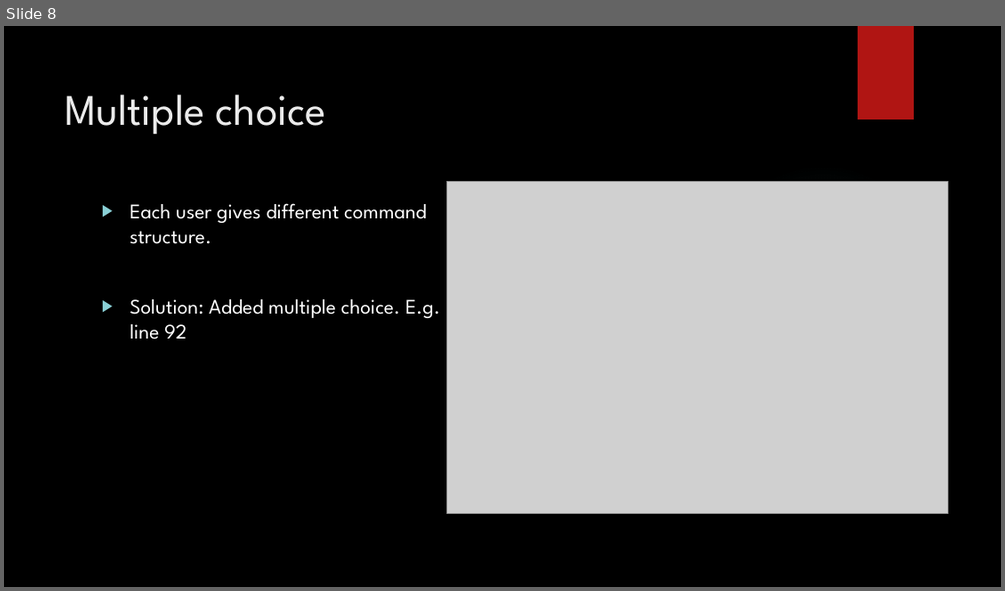
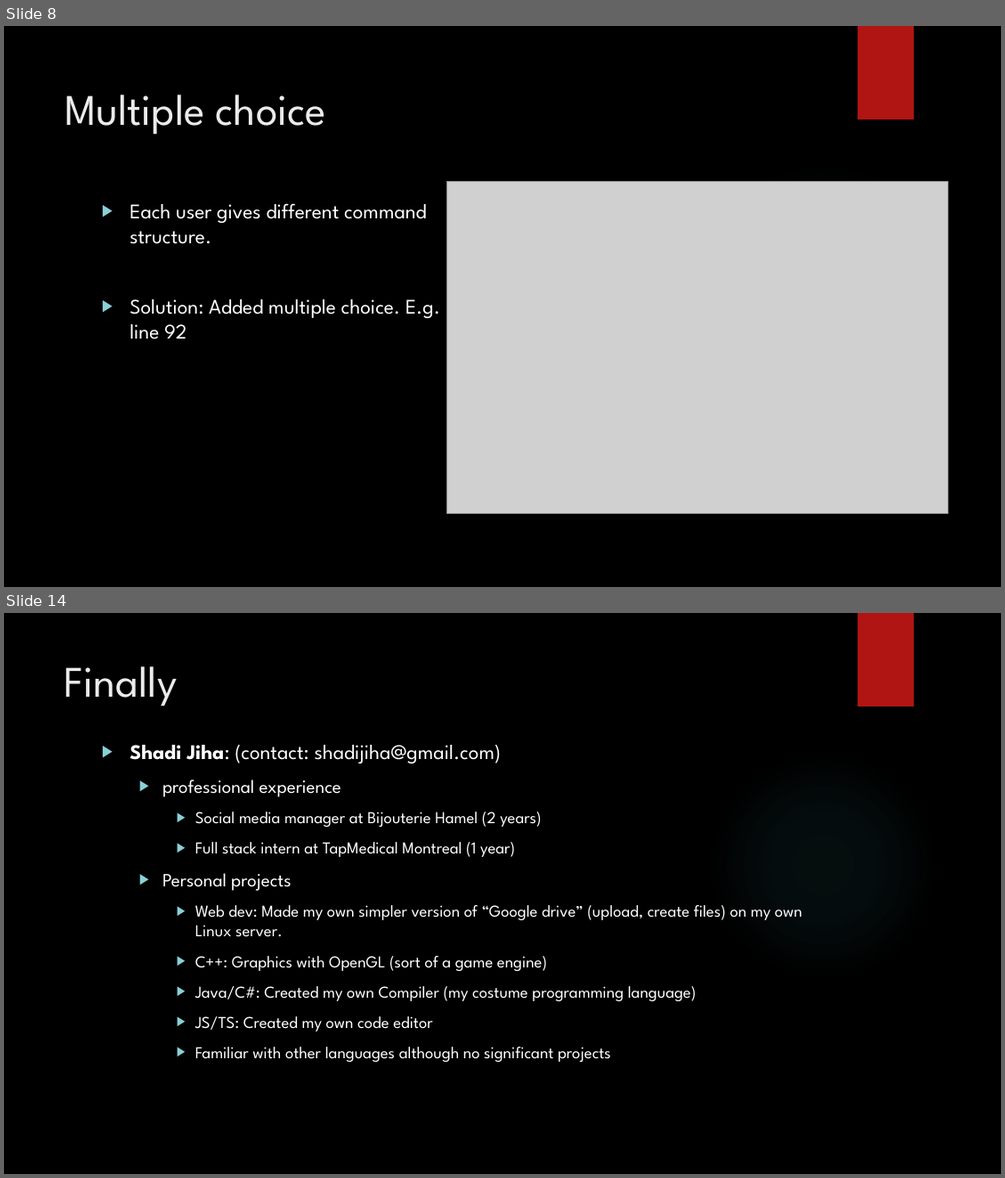
Before and after one commit to ChristinaDarstbanian/ChristinaDarstbanian, a slide deck: Hackathon Shadi Christina.pptx. Shown one above the other, each under a label of ours: slide 8 before the commit, slides 8 and 14 after it; the slides between them are not shown. The pictures are 1005x591 and 1005x1178 pixels, drawn with LibreOffice and Linux fonts; fonts in the diff are those of the drawing; grey boxes stand for pictures; background and template pictures are left out. Boxes give left, top, right and bottom in pixels: in the first picture for what was removed or moved away, otherwise in the second. Text is boxed around its words. In the diff, an @@ line names an element or a change of style, - is before the commit and + after.

```diff
--- a/Hackathon Shadi Christina.pptx
+++ b/Hackathon Shadi Christina.pptx
@@ slide 14 added at <box>4,613,1001,1174</box>, background picture (left out); not listed: 2 template elements that a slide beside it also shows @@
@@ title added at <box>65,666,178,706</box>, 42 pt, text #EBEBEB @@
+Finally
@@ text added at <box>129,745,802,1062</box>, 16 pt, text #FFFFFF @@
+▶ Shadi Jiha: (contact: shadijiha@gmail.com)
+  ▶ professional experience
+    ▶ Social media manager at Bijouterie Hamel (2 years)
+    ▶ Full stack intern at TapMedical Montreal (1 year)
+  ▶ Personal projects
+    ▶ Web dev: Made my own simpler version of “Google drive” (upload, create files) on my own Linux server.
+    ▶ C++: Graphics with OpenGL (sort of a game engine)
+    ▶ Java/C#: Created my own Compiler (my costume programming language)
+    ▶ JS/TS: Created my own code editor
+    ▶ Familiar with other languages although no significant projects
```
Also in this commit, not shown: 5 slides changed, 3 other slides added, 1 slide removed, 9 other files.
